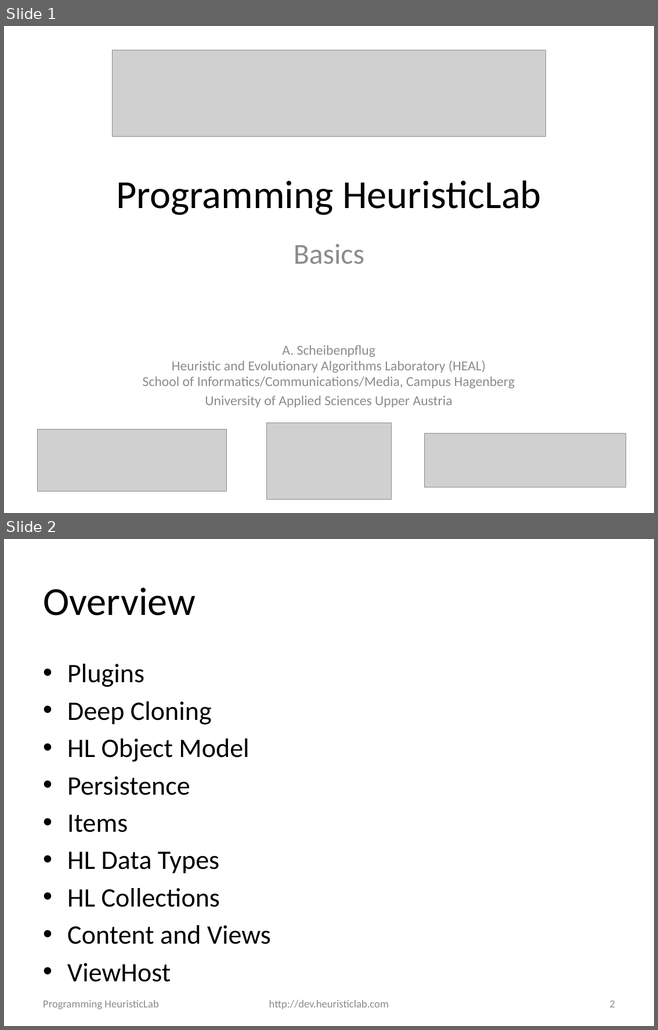
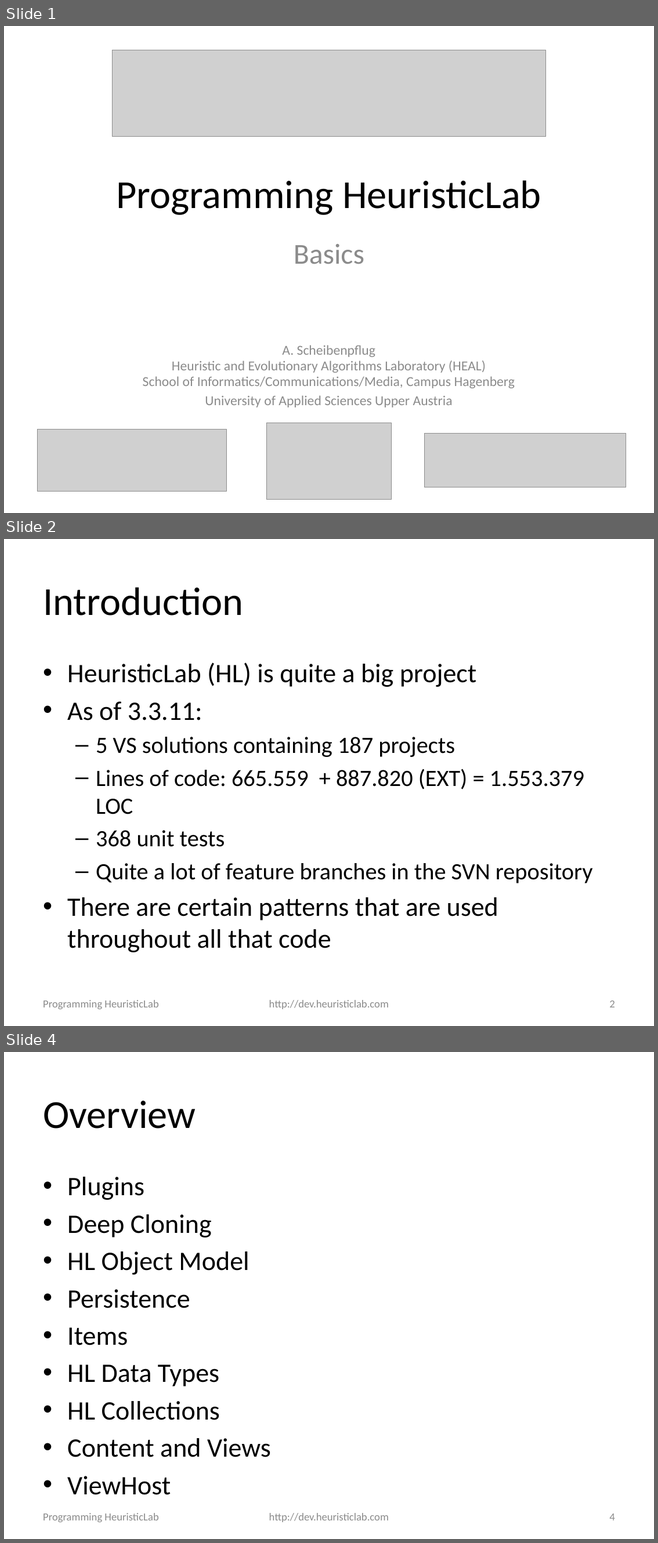
Before and after one commit to heal-research/HeuristicLab, a slide deck: documentation/Tutorials/Programming HeuristicLab - Basics.pptx. Shown one above the other, each under a label of ours: slides 1 and 2 before the commit, slides 1, 2 and 4 after it; the slides between them are not shown. The pictures are 658x1030 and 658x1543 pixels, drawn with LibreOffice and Linux fonts; fonts in the diff are those of the drawing; grey boxes stand for pictures; background and template pictures are left out. Boxes give left, top, right and bottom in pixels: in the first picture for what was removed or moved away, otherwise in the second. Text is boxed around its words. In the diff, an @@ line names an element or a change of style, - is before the commit and + after.

Commit message:
#2317 updated programming HL slides

```diff
--- a/documentation/Tutorials/Programming HeuristicLab - Basics.pptx
+++ b/documentation/Tutorials/Programming HeuristicLab - Basics.pptx
@@ slide 2 added at [4,539,654,1026], background #FFFFFF @@
@@ title added at [43,587,243,616], 44 pt, text #000000 @@
+Introduction
@@ text added at [67,663,593,953], 25.9 pt, text #000000 @@
+• HeuristicLab (HL) is quite a big project
+• As of 3.3.11:
+  – 5 VS solutions containing 187 projects
+  – Lines of code: 665.559 + 887.820 (EXT) = 1.553.379 LOC
+  – 368 unit tests
+  – Quite a lot of feature branches in the SVN repository
+• There are certain patterns that are used throughout all that code
@@ text added at [43,1000,158,1009], 12 pt, text #8C8C8C @@
+Programming HeuristicLab
@@ text added at [269,1000,389,1009], 12 pt, text #8C8C8C @@
+http://dev.heuristiclab.com
@@ page number added at [609,1001,614,1008], 12 pt, text #8C8C8C @@
+2
@@ what was slide 2 is now slide 4 @@
@@ page number at [609,1514,614,1521]: text changed @@
-2
+4
```
Also in this commit, not shown: 1 other slide added, 1 other file.
